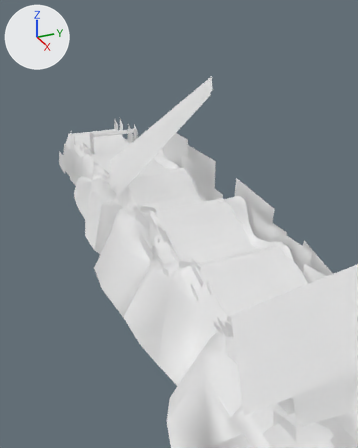
What one commit did to the FBX model Assets/Map/Models/Theme_01/Forest_04.fbx.
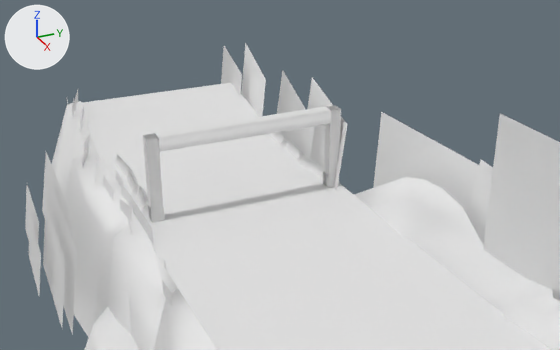
Each version is shown from a 50 mm camera at (150.4, -32.1, 38.0) aimed at (39.4, 17.8, -17.4), then close up from a 50 mm camera at (66.0, -11.0, 22.5) aimed at (25.1, 7.4, 2.0). The axes (+X, +Y, +Z) are drawn at upper left. The lights are the same throughout. Where no turn or scale is listed for an object, it has been applied to the vertices.

The scene before the commit, as lines of its bpy script (objects in view):
```python
me_mesh_001 = bpy.data.meshes.new('Mesh.001')
me_mesh_001.from_pydata(...)  # 1020 vertices, 1207 faces; spans x -175.0..175.0, y -20.0..22.0, z -15.0..15.0
me_mesh_001.materials.append(mat_mountain_mat_01)  # white #e7e7e7
me_mesh_002 = bpy.data.meshes.new('Mesh.002')
me_mesh_002.from_pydata(...)  # 63 vertices, 54 faces; spans x -116.0..116.0, y -6.0..8.0, z -4.0..4.0
me_mesh_002.materials.append(mat_label_mat_01)  # white #e7e7e7
me_mesh_009 = bpy.data.meshes.new('Mesh.009')
me_mesh_009.from_pydata(...)  # 80 vertices, 32 faces; spans x -0.41..0.41, y -6.47..6.47, z -2.76..2.76
# faces by material slot: [12, 20]
me_mesh_009.materials.append(mat_leak_mat_01)  # white #e7e7e7
me_mesh_009.materials.append(mat_label_mat_01)  # white #e7e7e7
ob_label_01 = bpy.data.objects.new('Label_01', me_mesh_002)
ob_label_01.location = (129.69, 5.11, -3.39)
ob_mountain_01 = bpy.data.objects.new('Mountain_01', me_mesh_001)
ob_mountain_01.location = (174.92, 3.36, -9.18)
ob_start_01 = bpy.data.objects.new('Start_01', me_mesh_009)
ob_start_01.location = (23.89, 5.68, 2.76)
# also in view: 'Ground_01' at (174.9, 5.6, -2.8); 'Tree_01' at (174.3, 4.8, -4.6)
```
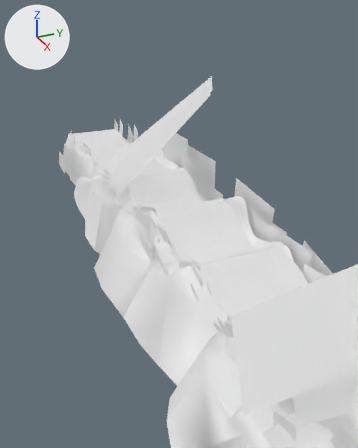
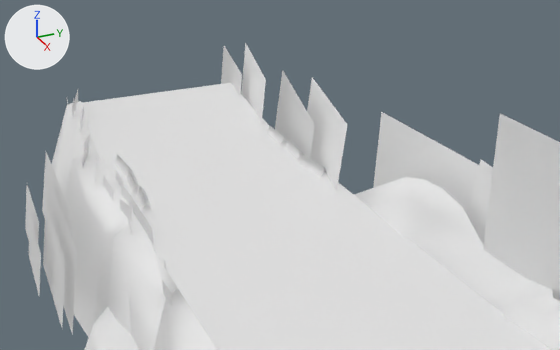
The edits, one by one:
Object 'Start_01' (ob_start_01) is deleted.

What differs and where, as boxes (x1, y1, x2, y2) in the close-ups (560 x 350 px):
'Start_01', deleted
    before: (143, 105, 341, 223)
    faces in mat_label_mat_01 (white #e7e7e7): (148, 107, 339, 223)
    faces in mat_leak_mat_01 (white #e7e7e7): (143, 105, 341, 210)
